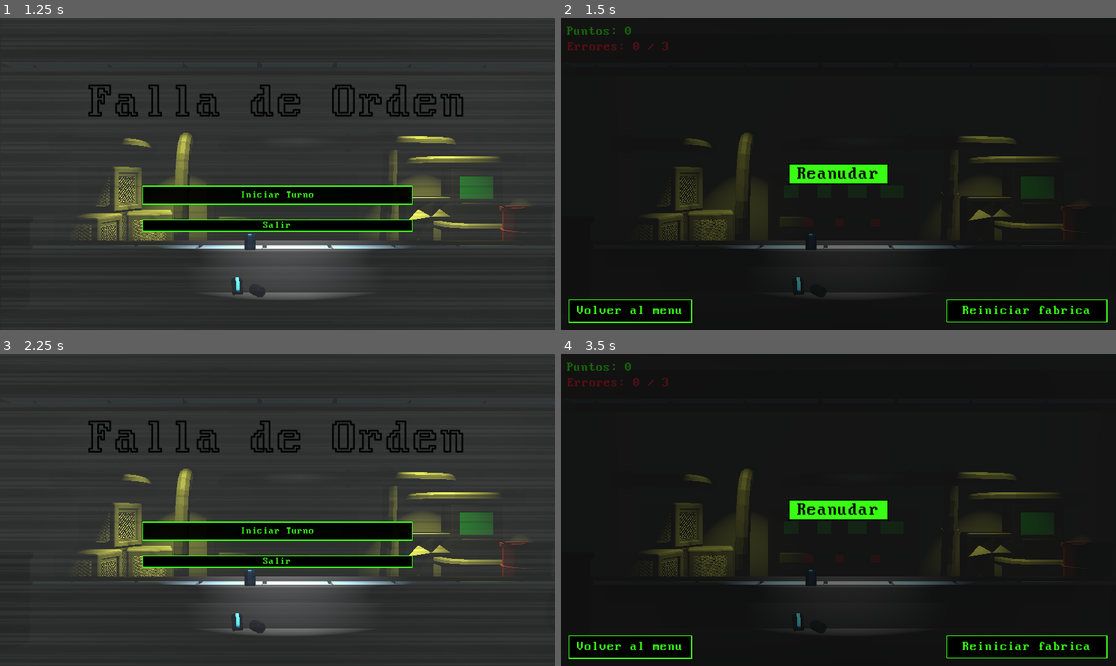
Above: before the commit, frames 1-4 (two rows, left to right).
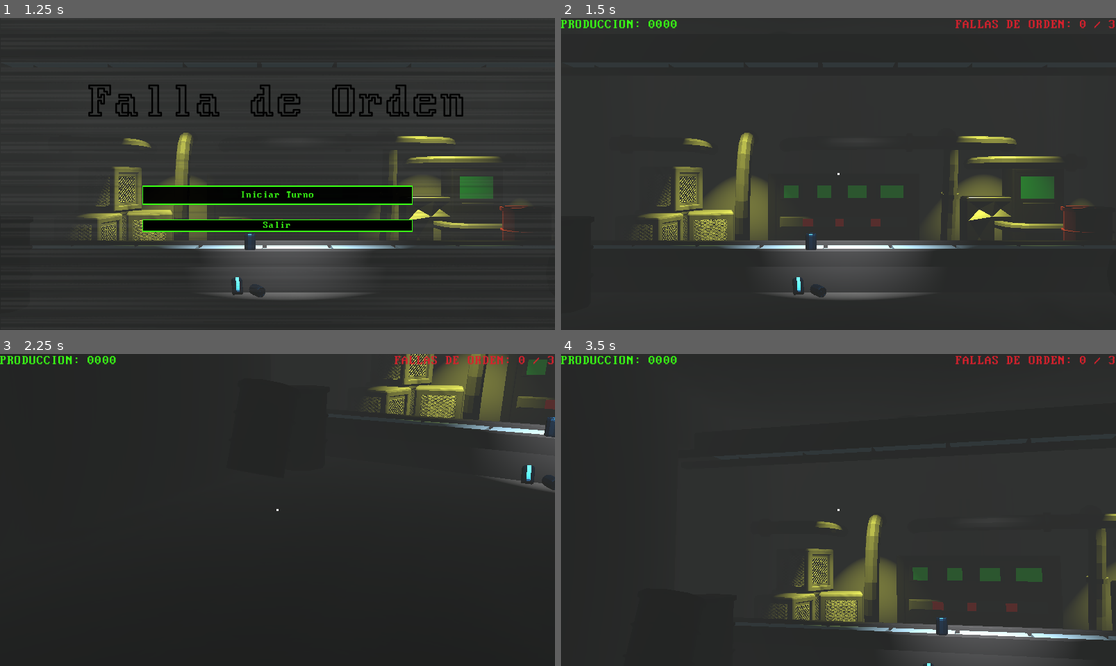
Above: after the commit, the same moments.

Repository: deffeu1/falla-de-orden
Game: Godot game, scene res://Escenas/MenuPrincipal.tscn
Two runs of this game, one before a commit and one after it. Both use one fixed random seed, a clock stepped at 60 frames per second and the inputs below.
Inputs (mouse positions are in pixels of both pictures, inside the frame that each line leads up to):
- Up to frame 1 (1.25 s): tap Enter at 0.5 s; move the mouse to (399, 158) at 0.52 s; click (399, 158) at 0.67 s
- Up to frame 2 (1.5 s): click "Iniciar Turno" at 1.25 s
- Up to frame 3 (2.25 s): click (66, 647) at 2 s, where only the run before the commit has a clickable "Volver al menu"
- Up to frame 4 (3.5 s): move the mouse to (727, 525) at 2.77 s; click (727, 525) at 2.92 s

Frame 1 is identical in both runs. In frame 2, 80% of the frame differs, in the area x 0-100%, y 0-100%; in frame 3, 21%; in frame 4, 60%.

Commit message:
hot fix del contador

Diff:
--- a/Escenas/Interfaz.tscn
+++ b/Escenas/Interfaz.tscn
@@ -70,39 +70,6 @@
 [node name="Interfaz" type="CanvasLayer" unique_id=1239421756]
 process_mode = 3
 script = ExtResource("1_peb2f")
-
-[node name="TextoPuntos" type="Label" parent="." unique_id=287770245]
-anchors_preset = -1
-anchor_left = 0.009000001
-anchor_top = 0.022000002
-anchor_right = 0.080000006
-anchor_bottom = 0.062000003
-offset_left = 1.631999
-offset_top = -0.25600147
-offset_right = -0.16000366
-offset_bottom = -0.1760025
-size_flags_horizontal = 0
-size_flags_vertical = 3
-theme_override_colors/font_color = Color(0.22352941, 1, 0.078431375, 1)
-theme_override_fonts/font = ExtResource("2_cswj6")
-theme_override_font_sizes/font_size = 27
-text = "Puntos: 0"
-
-[node name="TextoErrores" type="Label" parent="." unique_id=1353124679]
-anchors_preset = -1
-anchor_left = 0.011000001
-anchor_top = 0.071
-anchor_right = 0.097
-anchor_bottom = 0.105000004
-offset_left = 0.32799911
-offset_top = -0.008003235
-offset_right = -0.7440033
-offset_bottom = 0.9599991
-theme_override_colors/font_color = Color(0.85633475, 0.12699533, 0.17421925, 1)
-theme_override_fonts/font = ExtResource("2_cswj6")
-theme_override_font_sizes/font_size = 27
-text = "Errores: 0 / 3"
-metadata/_edit_use_anchors_ = true
 
 [node name="PantallaGameOver" type="ColorRect" parent="." unique_id=1223247895]
 process_mode = 3
@@ -174,6 +141,7 @@
 
 [node name="PantallaPausa" type="Control" parent="." unique_id=1676515975]
 process_mode = 3
+visible = false
 layout_mode = 3
 anchors_preset = 15
 anchor_right = 1.0
@@ -262,6 +230,33 @@
 text = "Volver al menu"
 metadata/_edit_use_anchors_ = true
 
+[node name="MarginContainer" type="MarginContainer" parent="." unique_id=1400054986]
+anchors_preset = 10
+anchor_right = 1.0
+grow_horizontal = 2
+
+[node name="HBoxContainer" type="HBoxContainer" parent="MarginContainer" unique_id=581119134]
+layout_mode = 2
+
+[node name="TextoPuntos" type="Label" parent="MarginContainer/HBoxContainer" unique_id=287770245]
+unique_name_in_owner = true
+layout_mode = 2
+size_flags_horizontal = 2
+theme_override_colors/font_color = Color(0.22352941, 1, 0.078431375, 1)
+theme_override_fonts/font = ExtResource("2_cswj6")
+theme_override_font_sizes/font_size = 27
+text = "PRODUCCION: 0000"
+
+[node name="TextoErrores" type="Label" parent="MarginContainer/HBoxContainer" unique_id=1353124679]
+unique_name_in_owner = true
+layout_mode = 2
+size_flags_horizontal = 10
+theme_override_colors/font_color = Color(0.85633475, 0.12699533, 0.17421925, 1)
+theme_override_fonts/font = ExtResource("2_cswj6")
+theme_override_font_sizes/font_size = 27
+text = "FALLAS DE ORDEN: 0 / 3"
+metadata/_edit_use_anchors_ = true
+
 [connection signal="pressed" from="PantallaGameOver/ContenedorGO/BotonReiniciar" to="." method="_on_boton_reiniciar_pressed"]
 [connection signal="pressed" from="PantallaPausa/BotonReanudar" to="." method="_on_boton_reanudar_pressed"]
 [connection signal="pressed" from="PantallaPausa/BotonReiniciarPausa" to="." method="_on_boton_reiniciar_pausa_pressed"]
--- a/Escenas/MenuPrincipal.tscn
+++ b/Escenas/MenuPrincipal.tscn
@@ -5,7 +5,7 @@
 [ext_resource type="PackedScene" uid="uid://doi3wy70dtlme" path="res://Escenas/main.tscn" id="2_iq5l4"]
 [ext_resource type="Script" uid="uid://cqbyjm60hsidu" path="res://scripts/titulo.gd" id="3_gdyll"]
 [ext_resource type="Script" uid="uid://bttqpc12nskmw" path="res://scripts/efecto_vhs.gd" id="4_0qwxx"]
-[ext_resource type="Texture2D" uid="uid://gt0uxn3xi1rc" path="res://black-and-white-striped-abstract-background-overlay-motion-effect-graphic-illustration-with-transparent-background-png.webp" id="5_0qwxx"]
+[ext_resource type="Texture2D" uid="uid://gt0uxn3xi1rc" path="res://Vhs/black-and-white-striped-abstract-background-overlay-motion-effect-graphic-illustration-with-transparent-background-png.webp" id="5_0qwxx"]
 
 [sub_resource type="StyleBoxFlat" id="StyleBoxFlat_i4iwo"]
 bg_color = Color(0, 0, 0, 0.94509804)
--- a/scripts/Interfaz.gd
+++ b/scripts/Interfaz.gd
@@ -8,6 +8,7 @@
 @onready var pantalla_game_over = $PantallaGameOver
 @onready var texto_puntaje_final = $PantallaGameOver/ContenedorGO/TextoPuntajeFinal
 @onready var pantalla_pausa = $PantallaPausa
+
 func _ready():
 	# Nos aseguramos de que el cartel empiece oculto al reiniciar
 	pantalla_game_over.visible = false
@@ -27,13 +28,16 @@
 	if errores >= max_errores:
 		game_over()
 
+# --- FUNCIÓN CORREGIDA CON ACCESO ÚNICO (%) ---
 func actualizar_pantalla():
-	var texto_puntos = get_node_or_null("TextoPuntos")
-	var texto_errores = get_node_or_null("TextoErrores")
+	# Usamos get_node_or_null con el símbolo % para encontrarlos en cualquier contenedor
+	var texto_puntos = get_node_or_null("%TextoPuntos")
+	var texto_errores = get_node_or_null("%TextoErrores")
 
 	if texto_puntos and texto_errores:
-		texto_puntos.text = "Puntos: " + str(puntos)
-		texto_errores.text = "Errores: " + str(errores) + " / " + str(max_errores)
+		# Formato estilo terminal: Rellena con ceros a la izquierda (ej: PRODUCCION: 0005)
+		texto_puntos.text = "PRODUCCION: %04d" % puntos
+		texto_errores.text = "FALLAS DE ORDEN: " + str(errores) + " / " + str(max_errores)
 
 func game_over():
 	pantalla_game_over.visible = true
@@ -51,6 +55,7 @@
 	print("¡Click detectado! Reiniciando fábrica...") # <- Agregamos este print para probar
 	get_tree().paused = false
 	get_tree().reload_current_scene()
+
 func _input(event):
 	# Si presionás ESCAPE y NO perdiste (Game Over invisible)
 	if event.is_action_pressed("ui_cancel") and not pantalla_game_over.visible:
@@ -69,6 +74,7 @@
 		Input.set_mouse_mode(Input.MOUSE_MODE_VISIBLE)   # Mostramos el mouse para clickear botones
 	else:
 		Input.set_mouse_mode(Input.MOUSE_MODE_CAPTURED)  # Ocultamos el mouse para seguir jugando
+
 # 1. BOTÓN REANUDAR
 func _on_boton_reanudar_pressed():
 	toggle_pausa() # Cerramos la pausa y devolvemos el mouse a la normalidad
Renamed: black-and-white-striped-abstract-background-overlay-motion-effect-graphic-illustration-with-transparent-background-png.webp -> Vhs/black-and-white-striped-abstract-background-overlay-motion-effect-graphic-illustration-with-transparent-background-png.webp
Not shown, changed: Vhs/black-and-white-striped-abstract-background-overlay-motion-effect-graphic-illustration-with-transparent-background-png.webp.import
